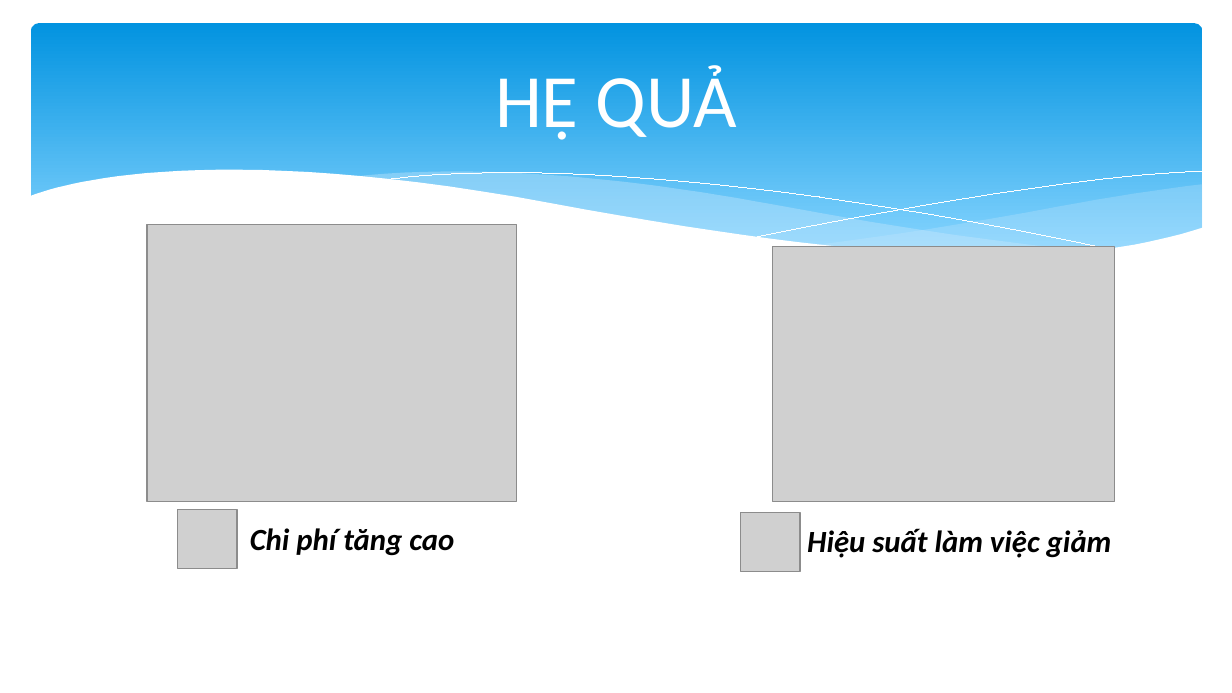
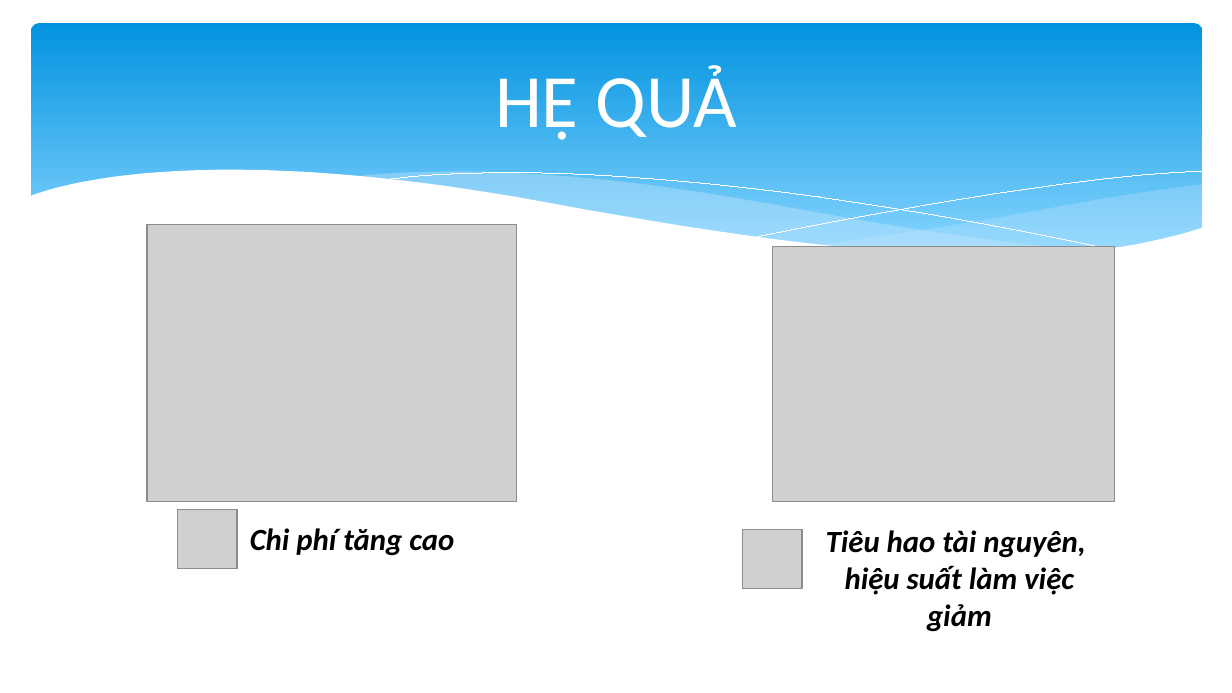
Before and after one commit to quoctrungdh/TaxiApp, a slide deck: slide 6 of BaoCao.pptx. Drawn at 1232x693 pixels with LibreOffice and Linux fonts; fonts in the diff are those of the drawing; grey boxes stand for pictures. Boxes give left, top, right and bottom in pixels: in the first picture for what was removed or moved away, otherwise in the second. Text is boxed around its words. In the diff, an @@ line names an element or a change of style, - is before the commit and + after.

```diff
--- a/BaoCao.pptx
+++ b/BaoCao.pptx
@@ picture: place and size @@
-picture at bbox=[740, 513, 800, 572]
+picture at bbox=[743, 530, 802, 589]
@@ text at bbox=[826, 530, 1085, 632]: text changed @@
-Hiệu suất làm việc giảm
+Tiêu hao tài nguyên,
+hiệu suất làm việc giảm
```
Also in this commit, not shown: 1 other slide changed, 4 slides added, 1 slide removed.
